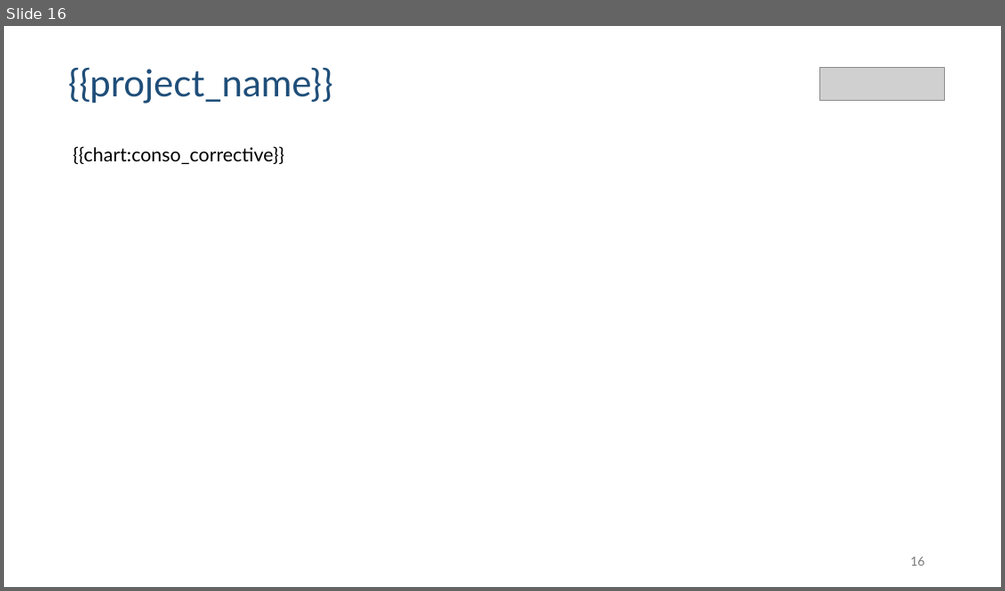
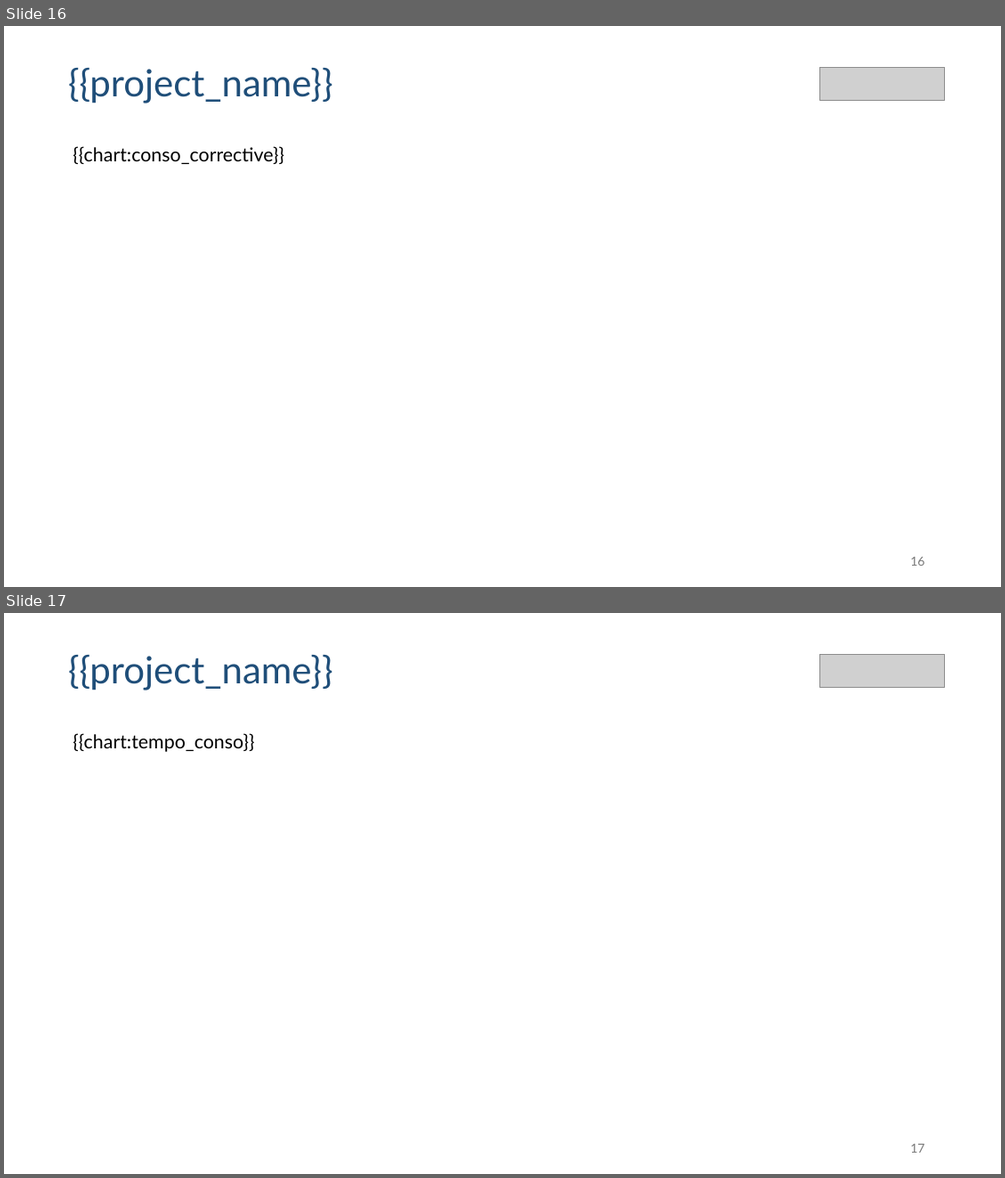
Before and after one commit to gbrieux/coach-jira, a slide deck: skills/jira-report/scaffold/template.pptx. Shown one above the other, each under a label of ours: slide 16 before the commit, slides 16 and 17 after it. The pictures are 1005x591 and 1005x1178 pixels, drawn with LibreOffice and Linux fonts; fonts in the diff are those of the drawing; grey boxes stand for pictures. Boxes give left, top, right and bottom in pixels: in the first picture for what was removed or moved away, otherwise in the second. Text is boxed around its words. In the diff, an @@ line names an element or a change of style, - is before the commit and + after.

```diff
--- a/skills/jira-report/scaffold/template.pptx
+++ b/skills/jira-report/scaffold/template.pptx
@@ slide 17 added at (x1=4, y1=613, x2=1001, y2=1174), background #FFFFFF @@
@@ text added at (x1=68, y1=654, x2=333, y2=690), 36 pt, text #1F4E79 @@
+{{project_name}}
@@ picture added at (x1=820, y1=655, x2=945, y2=688) @@
@@ text added at (x1=73, y1=733, x2=254, y2=752), 18.3 pt, text #000000 @@
+{{chart:tempo_conso}}
@@ text added at (x1=910, y1=1143, x2=924, y2=1152), 12 pt, text #797979 @@
+17
```
Also in this commit, not shown: 5 slides changed, 8 other files.
